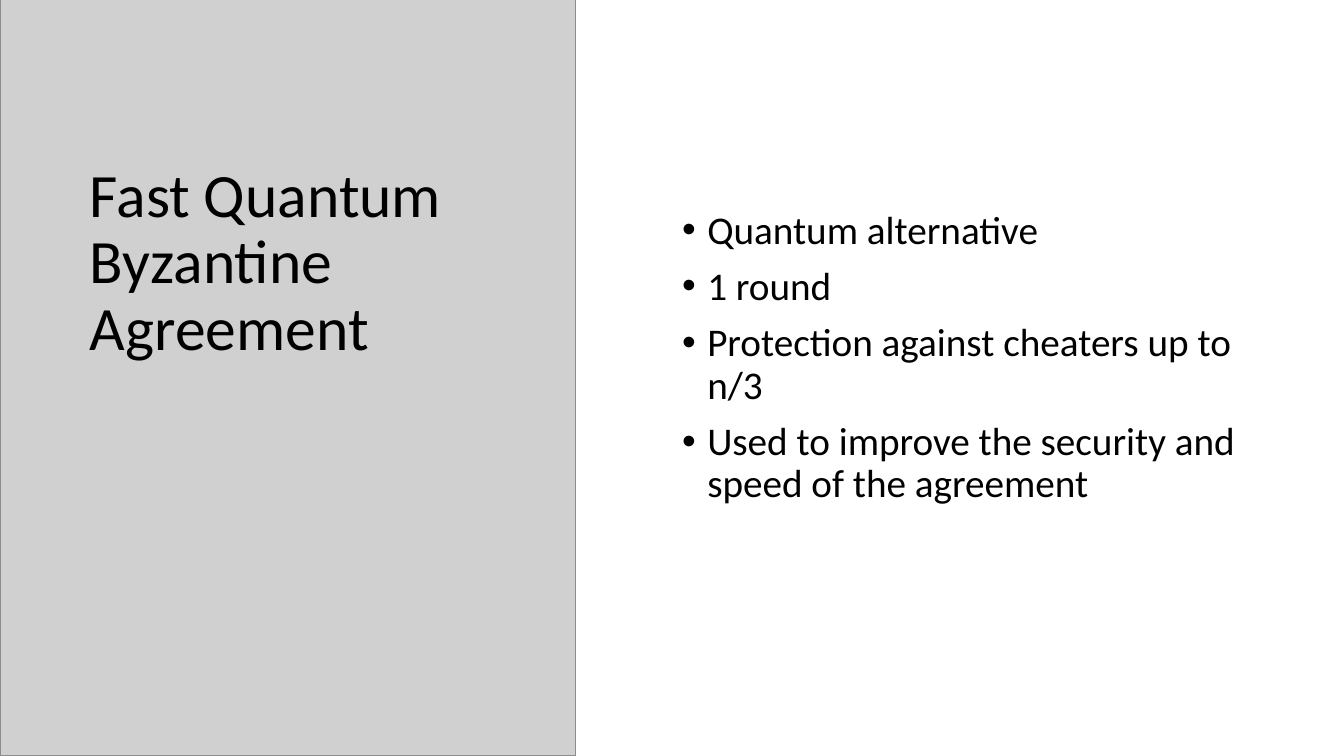
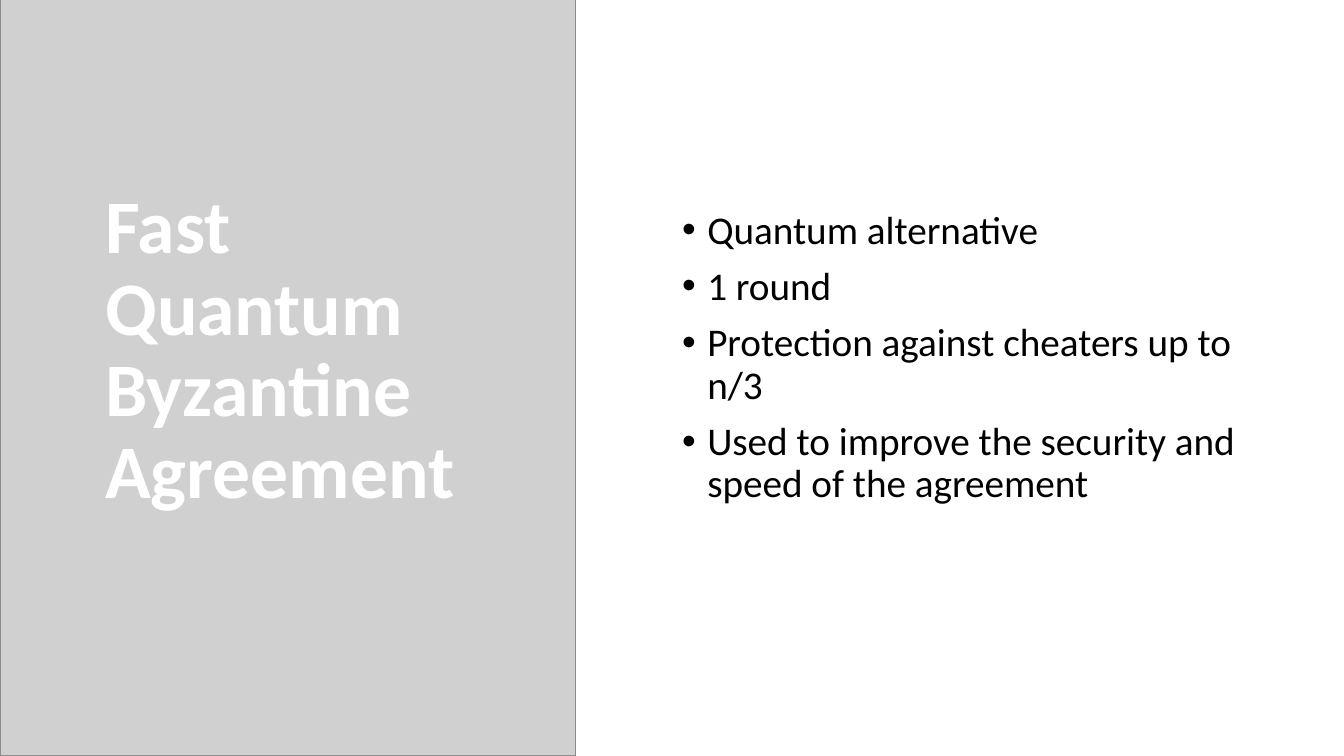
Before and after one commit to ado901/Quantum-Byzantine-Protocol, a slide deck: slide 3 of Fast Quantum Byzantine Agreement.pptx. Drawn at 1344x756 pixels with LibreOffice and Linux fonts; fonts in the diff are those of the drawing; grey boxes stand for pictures. Boxes give left, top, right and bottom in pixels: in the first picture for what was removed or moved away, otherwise in the second. Text is boxed around its words. In the diff, an @@ line names an element or a change of style, - is before the commit and + after.

```diff
--- a/Fast Quantum Byzantine Agreement.pptx
+++ b/Fast Quantum Byzantine Agreement.pptx
@@ title "Fast Quantum Byzantine Agreement": place and size @@
-title "Fast Quantum Byzantine Agreement" at (90,177,441,361)
+title "Fast Quantum Byzantine Agreement" at (105,204,454,510)
@@ title "Fast Quantum Byzantine Agreement" at (105,204,454,510): size 44 to 54 pt, text colour #000000 to #FFFFFF, bold on @@
```
Also in this commit, not shown: 2 other slides changed, 3 slides added, 3 slides removed, 2 other files.
